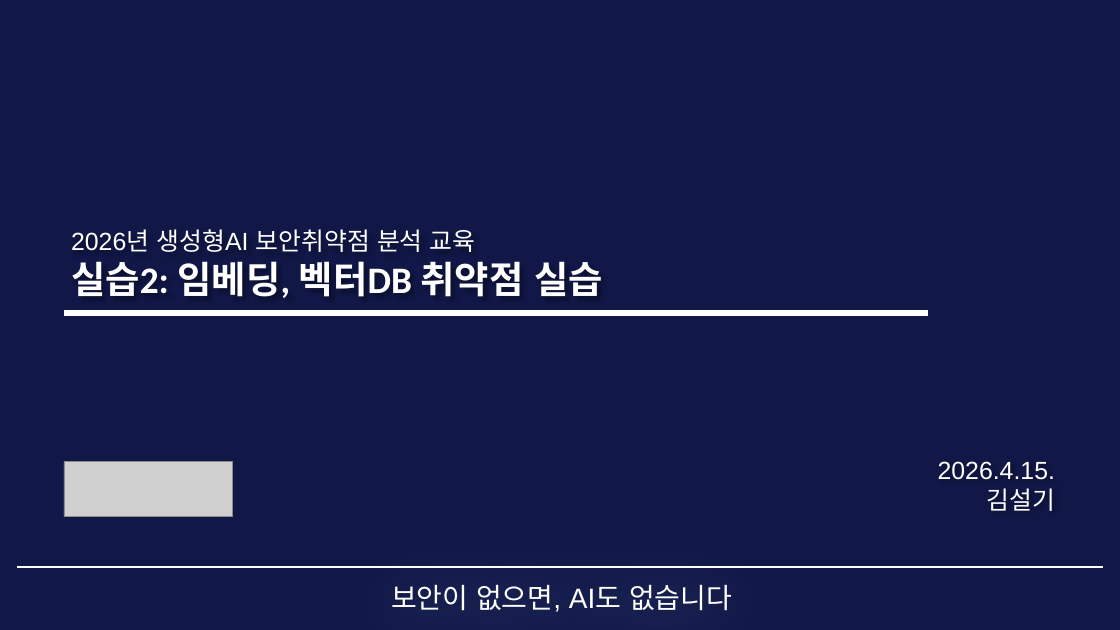
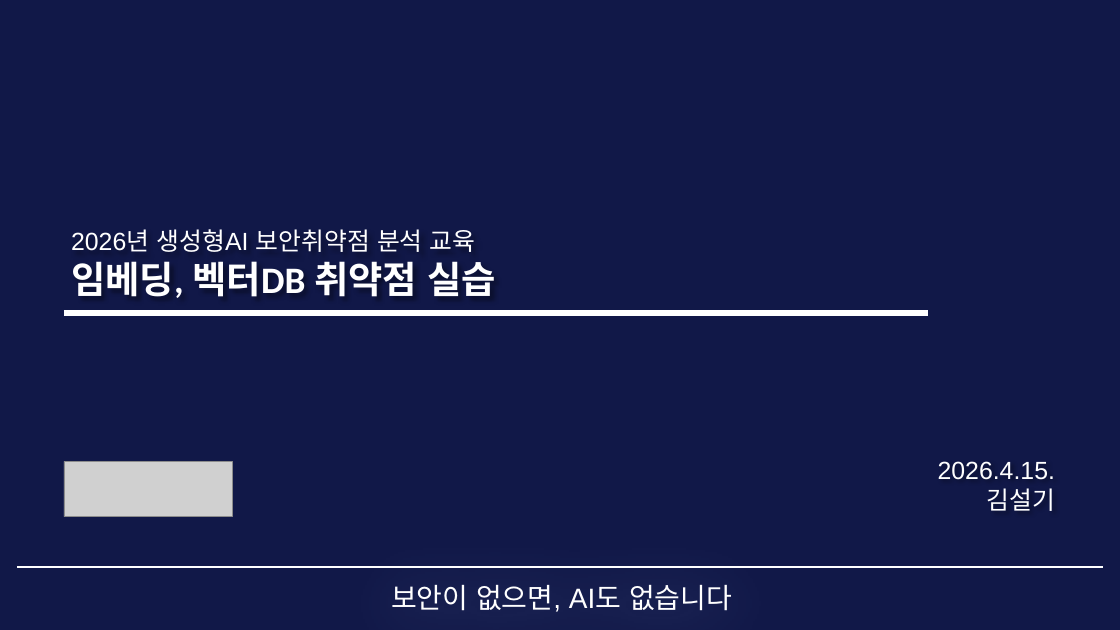
Before and after one commit to sulgik/security-workshop, a slide deck: slide 1 of class/3일차_4.pptx. Drawn at 1120x630 pixels with LibreOffice and Linux fonts; fonts in the diff are those of the drawing; grey boxes stand for pictures. Boxes give left, top, right and bottom in pixels: in the first picture for what was removed or moved away, otherwise in the second. Text is boxed around its words. In the diff, an @@ line names an element or a change of style, - is before the commit and + after.

```diff
--- a/class/3일차_4.pptx
+++ b/class/3일차_4.pptx
@@ title at bbox=[71, 229, 497, 298]: text changed @@
-2026년 생성형AI 보안취약점 분석 교육
-실습2: 임베딩, 벡터DB 취약점 실습
+2026년 생성형AI 보안취약점 분석 교육
+임베딩, 벡터DB 취약점 실습
```
Also in this commit, not shown: 1 other slide changed, 2 slides added, 2 other files.
